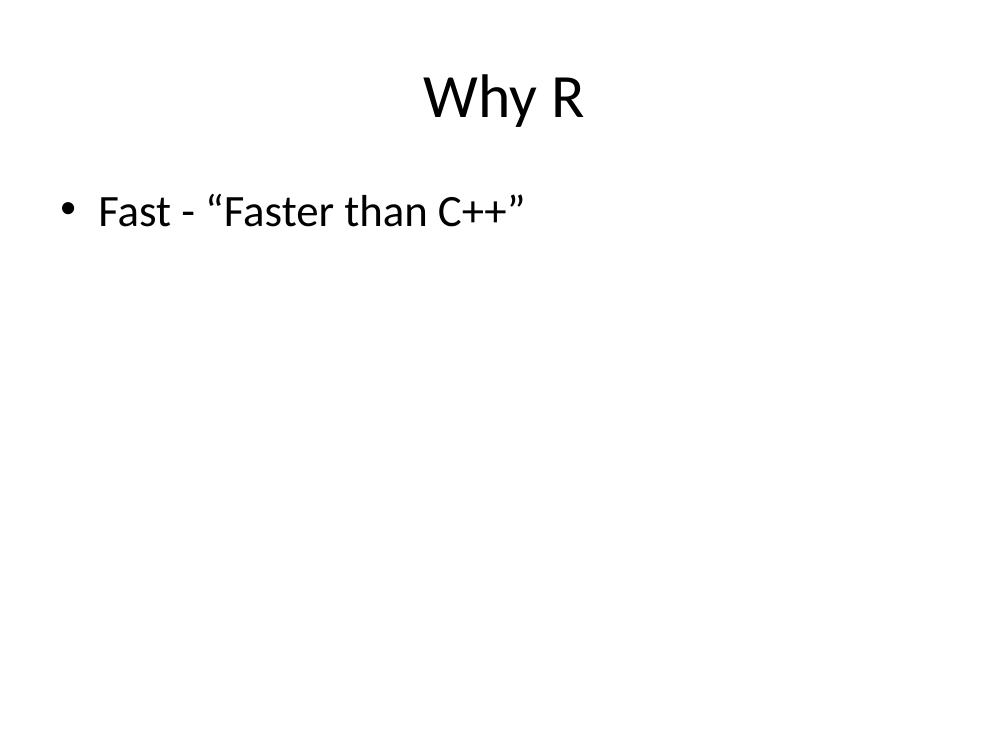
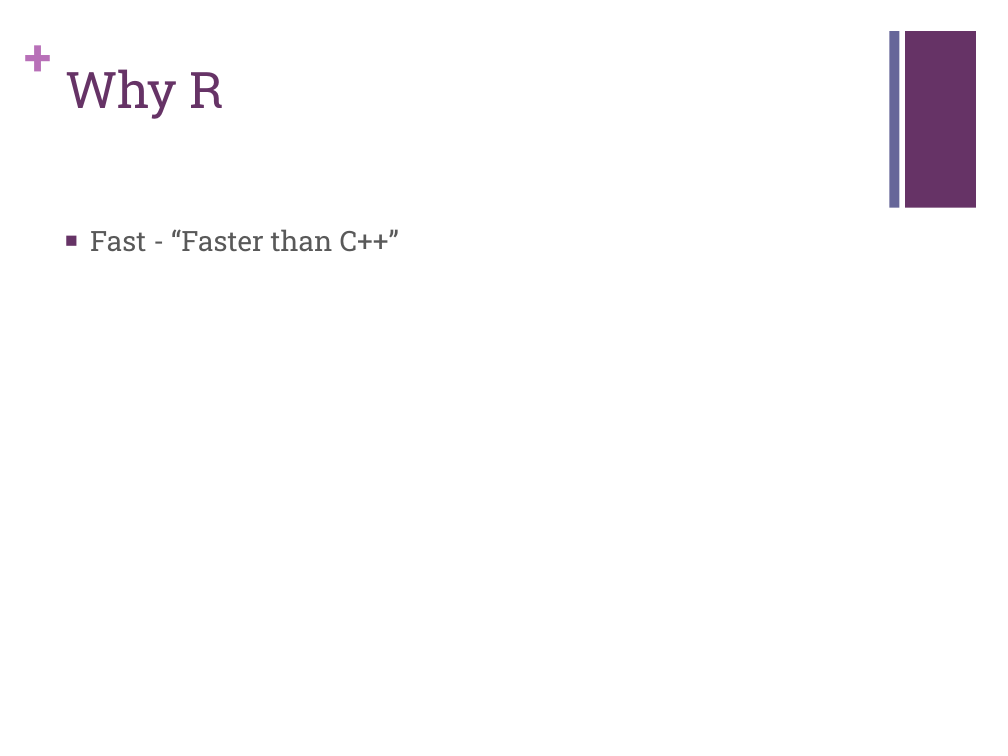
Before and after one commit to PredictiveEcology/SpaDES, a slide deck: slide 8 of development/SpaDES – Spatial Discrete Event Simulation.pptx. Drawn at 1008x756 pixels with LibreOffice and Linux fonts; fonts in the diff are those of the drawing. Boxes give left, top, right and bottom in pixels: in the first picture for what was removed or moved away, otherwise in the second. Text is boxed around its words. In the diff, an @@ line names an element or a change of style, - is before the commit and + after.

```diff
--- a/development/SpaDES – Spatial Discrete Event Simulation.pptx
+++ b/development/SpaDES – Spatial Discrete Event Simulation.pptx
@@ text added at (24, 25, 53, 87), 36 pt, text #B870B8, bold @@
++
@@ title "Why R": place and size @@
-title "Why R" at (423, 74, 584, 127)
+title "Why R" at (65, 69, 223, 119)
@@ title "Why R" at (65, 69, 223, 119): size 44 to 36 pt, font Calibri to Roboto Slab, text colour #000000 to #663366; alignment centre to left; vertical alignment middle to top @@
@@ rectangle added at (889, 31, 899, 208), fill #666699 @@
@@ rectangle added at (905, 31, 976, 208), fill #663366 @@
@@ text "Fast - “Faster than C++”": place and size @@
-text "Fast - “Faster than C++”" at (98, 194, 526, 227)
+text "Fast - “Faster than C++”" at (90, 229, 399, 252)
@@ text "Fast - “Faster than C++”" at (90, 229, 399, 252): size 32 to 20 pt, font Calibri to Roboto Slab, text colour #000000 to #595959; bullet • to ■; more space between paragraphs @@
```
Also in this commit, not shown: 9 other slides changed, 34 other files.
